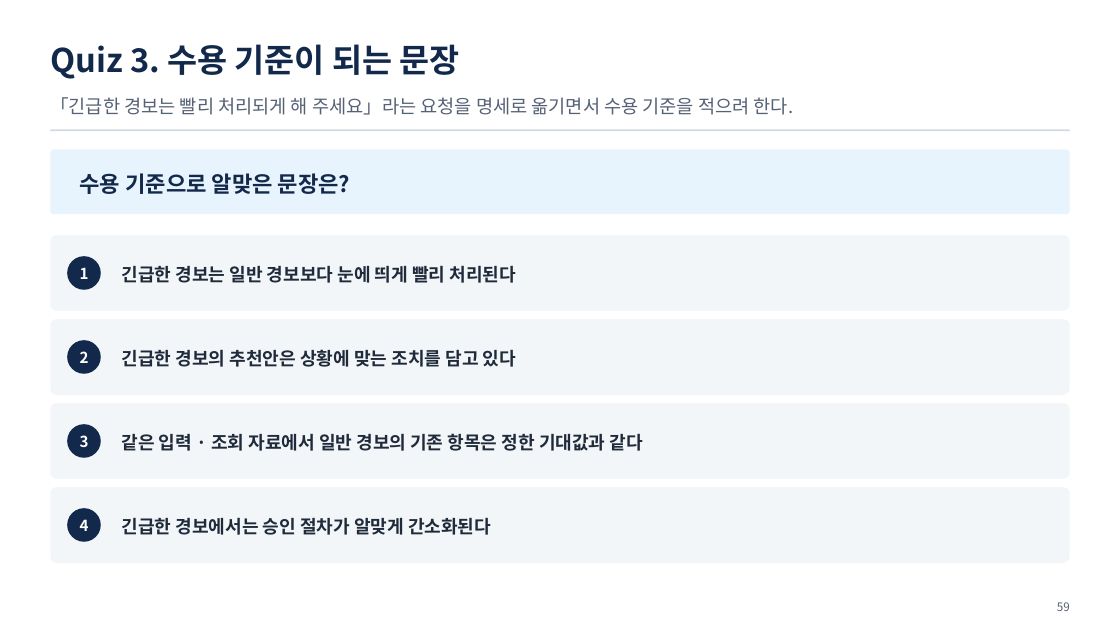
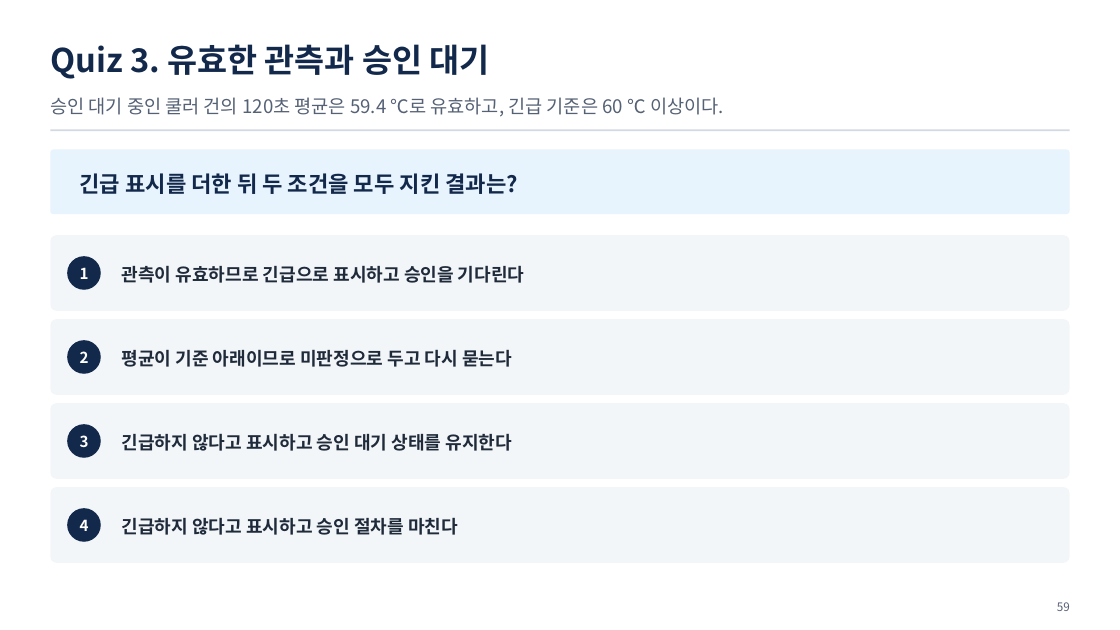
Before and after one commit to uengine-oss/hyd-iot-edu, a slide deck: slide 59 of workspace/강의제작/산출물/통합반/이론/07회차/통합반_07일차.pptx. Drawn at 1120x630 pixels with LibreOffice and Linux fonts; fonts in the diff are those of the drawing. Boxes give left, top, right and bottom in pixels: in the first picture for what was removed or moved away, otherwise in the second. Text is boxed around its words. In the diff, an @@ line names an element or a change of style, - is before the commit and + after.

```diff
--- a/workspace/강의제작/산출물/통합반/이론/07회차/통합반_07일차.pptx
+++ b/workspace/강의제작/산출물/통합반/이론/07회차/통합반_07일차.pptx
@@ text at <box>50,44,490,79</box>: text changed @@
-Quiz 3. 수용 기준이 되는 문장
+Quiz 3. 유효한 관측과 승인 대기
@@ text at <box>50,97,724,117</box>: text changed @@
-「긴급한 경보는 빨리 처리되게 해 주세요」라는 요청을 명세로 옮기면서 수용 기준을 적으려 한다.
+승인 대기 중인 쿨러 건의 120초 평균은 59.4 ℃로 유효하고, 긴급 기준은 60 ℃ 이상이다.
@@ text at <box>80,173,517,194</box>: text changed @@
-수용 기준으로 알맞은 문장은?
+긴급 표시를 더한 뒤 두 조건을 모두 지킨 결과는?
@@ text at <box>122,266,525,283</box>: text changed @@
-긴급한 경보는 일반 경보보다 눈에 띄게 빨리 처리된다
+관측이 유효하므로 긴급으로 표시하고 승인을 기다린다
@@ text at <box>122,350,512,367</box>: text changed @@
-긴급한 경보의 추천안은 상황에 맞는 조치를 담고 있다
+평균이 기준 아래이므로 미판정으로 두고 다시 묻는다
@@ text at <box>122,434,512,451</box>: text changed @@
-같은 입력 · 조회 자료에서 일반 경보의 기존 항목은 정한 기대값과 같다
+긴급하지 않다고 표시하고 승인 대기 상태를 유지한다
@@ text at <box>122,518,458,535</box>: text changed @@
-긴급한 경보에서는 승인 절차가 알맞게 간소화된다
+긴급하지 않다고 표시하고 승인 절차를 마친다
```
Also in this commit, not shown: 3 other slides changed, 30 other files.
